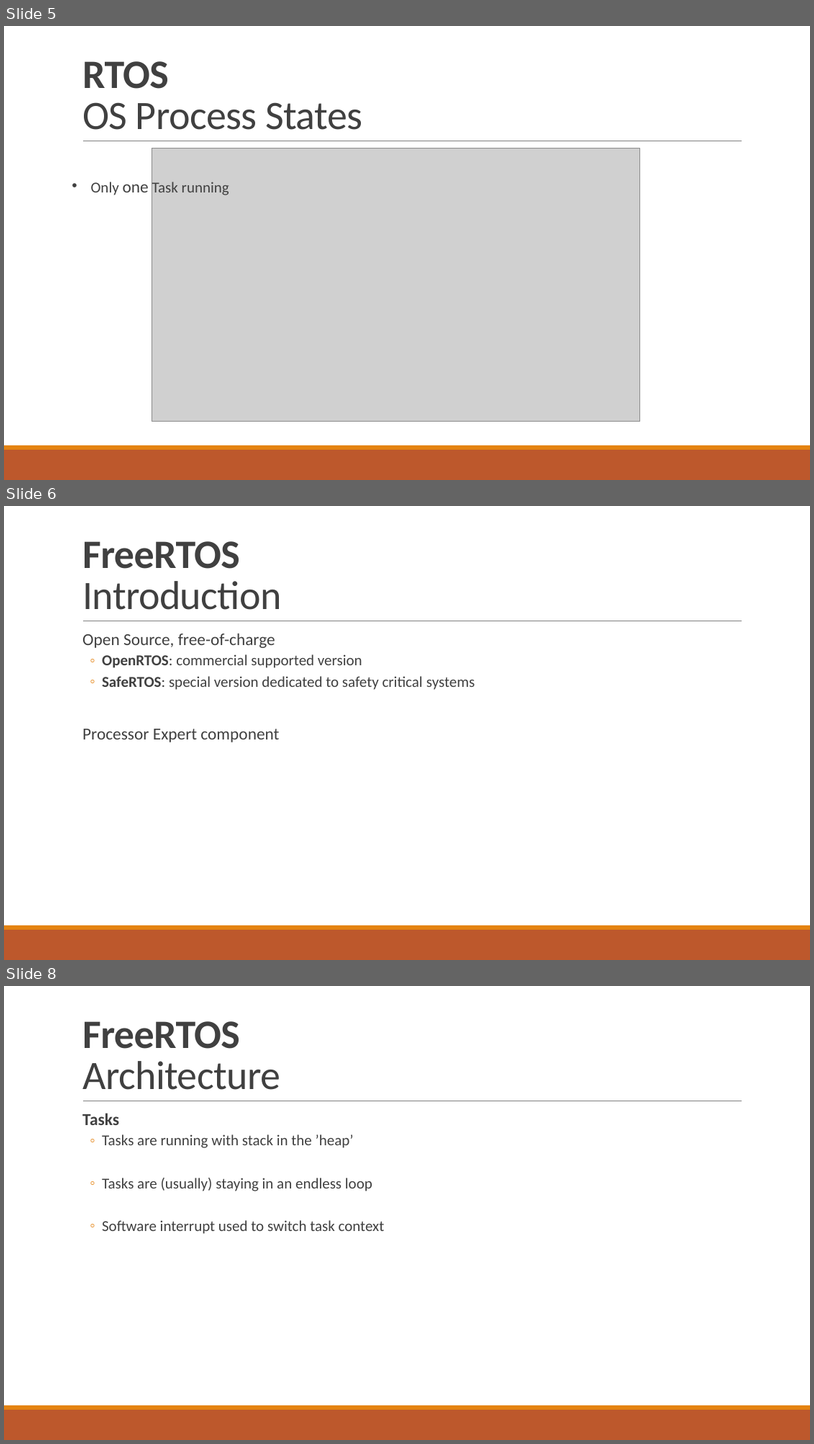
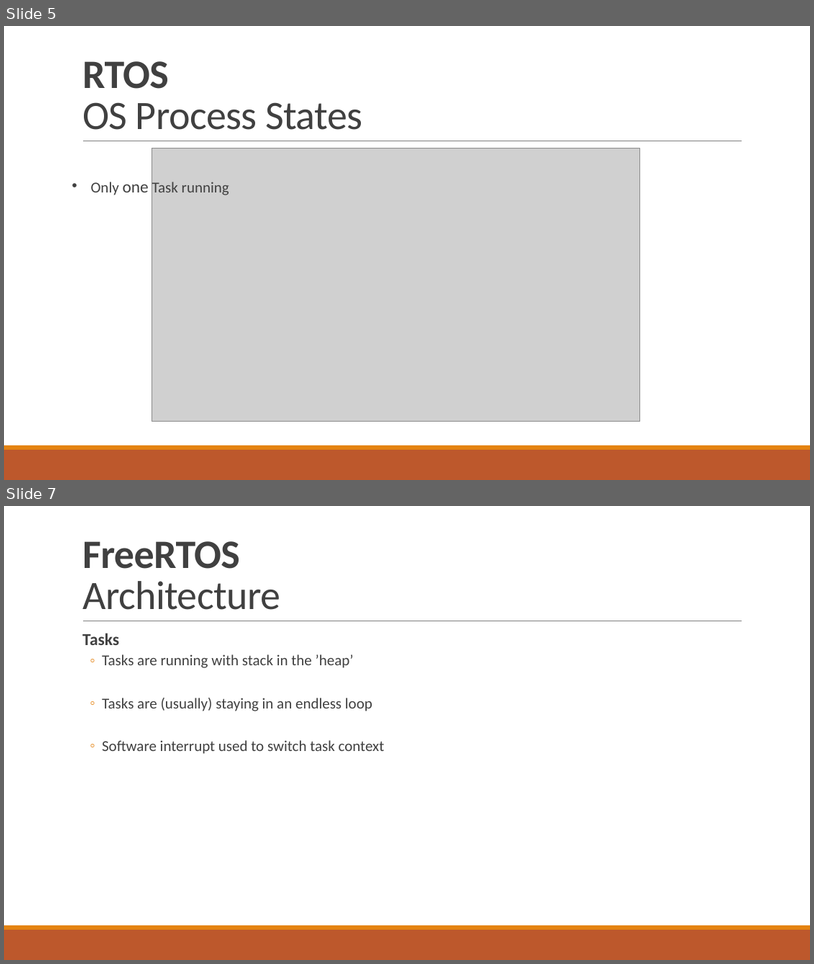
Before and after one commit to tfineich/INTRO_Projekt, a slide deck: Recap_SW5_Ineichen_Stecher.pptx. Shown one above the other, each under a label of ours: slides 5, 6 and 8 before the commit, slides 5 and 7 after it; the slides between them are not shown. The pictures are 814x1444 and 814x964 pixels, drawn with LibreOffice and Linux fonts; fonts in the diff are those of the drawing; grey boxes stand for pictures. Boxes give left, top, right and bottom in pixels: in the first picture for what was removed or moved away, otherwise in the second. Text is boxed around its words. In the diff, an @@ line names an element or a change of style, - is before the commit and + after.

```diff
--- a/Recap_SW5_Ineichen_Stecher.pptx
+++ b/Recap_SW5_Ineichen_Stecher.pptx
@@ slide 6 removed at <box>4,506,810,960</box>, background #FFFFFF; not listed: 3 template elements that a slide beside it also shows @@
@@ title removed at <box>82,541,281,610</box> @@
-FreeRTOS
-Introduction
@@ text removed at <box>82,633,475,742</box> @@
-  Open Source, free-of-charge
-  ◦ OpenRTOS: commercial supported version
-  ◦ SafeRTOS: special version dedicated to safety critical systems
-  Processor Expert component
@@ what was slide 8 is now slide 7 @@
```
Also in this commit, not shown: 8 slides changed, 1 other slide removed.
